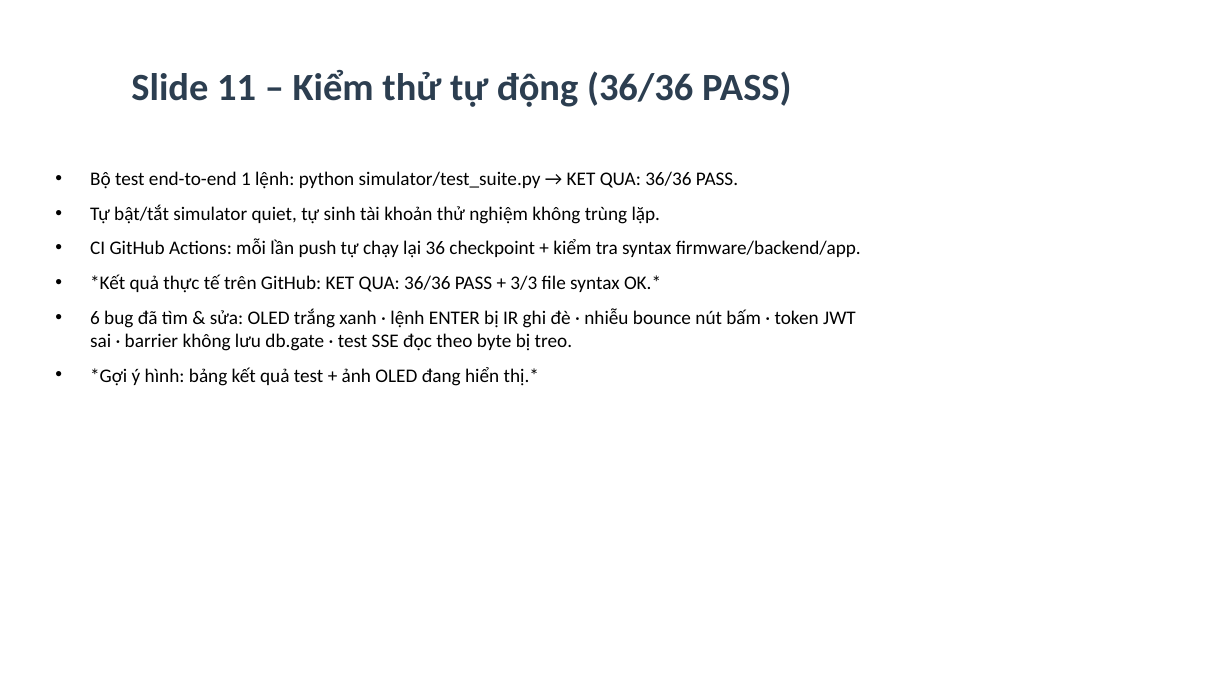
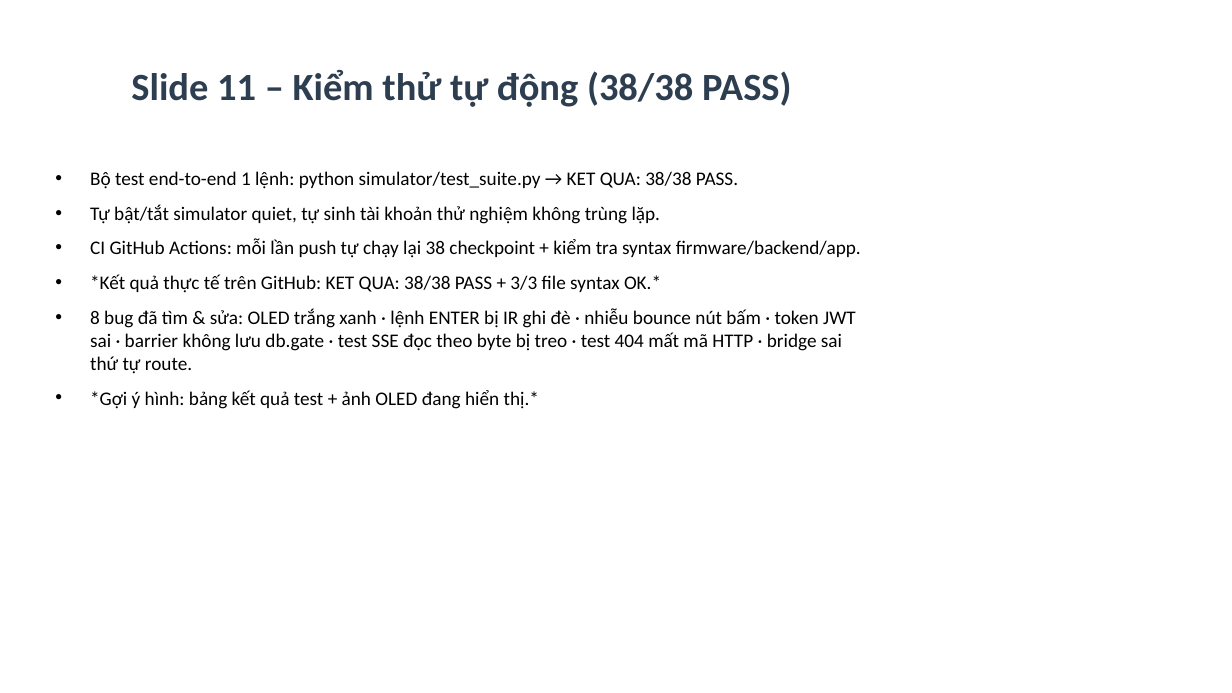
Before and after one commit to Phong220205/smart-parking-ltdd2, a slide deck: slide 13 of docs/Slide_ThuyetTrinh.pptx (slide 12 before the commit). Drawn at 1232x693 pixels with LibreOffice and Linux fonts; fonts in the diff are those of the drawing. Boxes give left, top, right and bottom in pixels: in the first picture for what was removed or moved away, otherwise in the second. Text is boxed around its words. In the diff, an @@ line names an element or a change of style, - is before the commit and + after.

```diff
--- a/docs/Slide_ThuyetTrinh.pptx
+++ b/docs/Slide_ThuyetTrinh.pptx
@@ title at bbox=[131, 70, 791, 107]: text changed @@
-Slide 11 – Kiểm thử tự động (36/36 PASS)
+Slide 11 – Kiểm thử tự động (38/38 PASS)
@@ text at bbox=[90, 171, 738, 189]: text changed @@
-• Bộ test end-to-end 1 lệnh: python simulator/test_suite.py → KET QUA: 36/36 PASS.
+• Bộ test end-to-end 1 lệnh: python simulator/test_suite.py → KET QUA: 38/38 PASS.
@@ text at bbox=[90, 239, 861, 374]: text changed @@
-• CI GitHub Actions: mỗi lần push tự chạy lại 36 checkpoint + kiểm tra syntax firmware/backend/app.
-• *Kết quả thực tế trên GitHub: KET QUA: 36/36 PASS + 3/3 file syntax OK.*
-• 6 bug đã tìm & sửa: OLED trắng xanh · lệnh ENTER bị IR ghi đè · nhiễu bounce nút bấm · token JWT sai · barrier không lưu db.gate · test SSE đọc theo byte bị treo.
+• CI GitHub Actions: mỗi lần push tự chạy lại 38 checkpoint + kiểm tra syntax firmware/backend/app.
+• *Kết quả thực tế trên GitHub: KET QUA: 38/38 PASS + 3/3 file syntax OK.*
+• 8 bug đã tìm & sửa: OLED trắng xanh · lệnh ENTER bị IR ghi đè · nhiễu bounce nút bấm · token JWT sai · barrier không lưu db.gate · test SSE đọc theo byte bị treo · test 404 mất mã HTTP · bridge sai thứ tự route.
```
Also in this commit, not shown: 1 other slide changed, 1 slide added, 8 other files.
